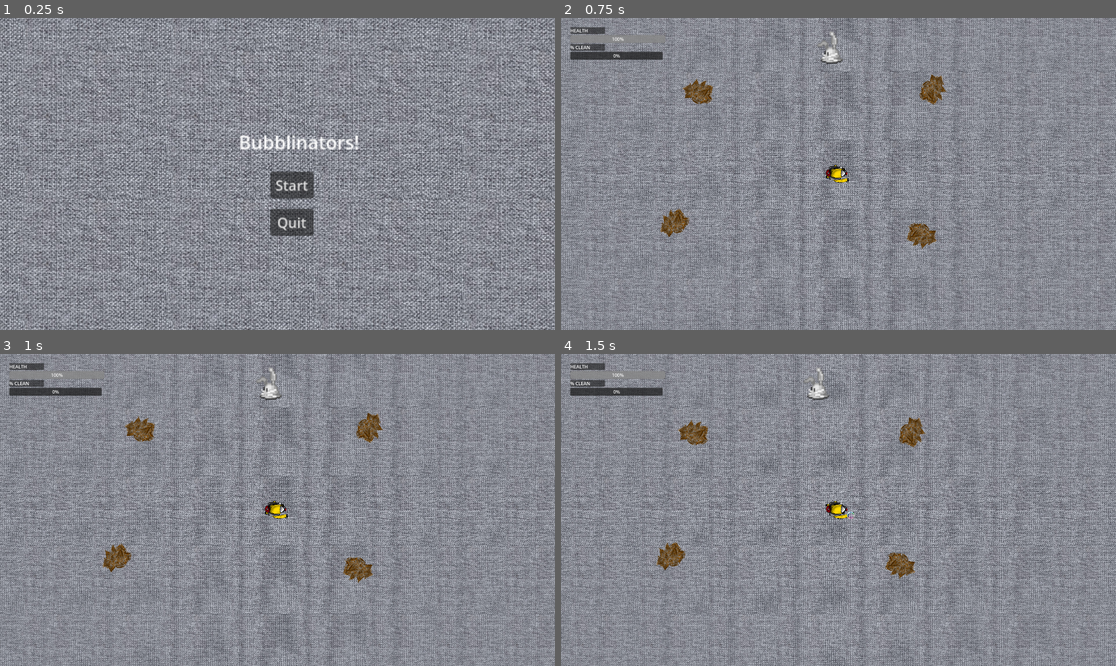
Above: before the commit, frames 1-4 (two rows, left to right).
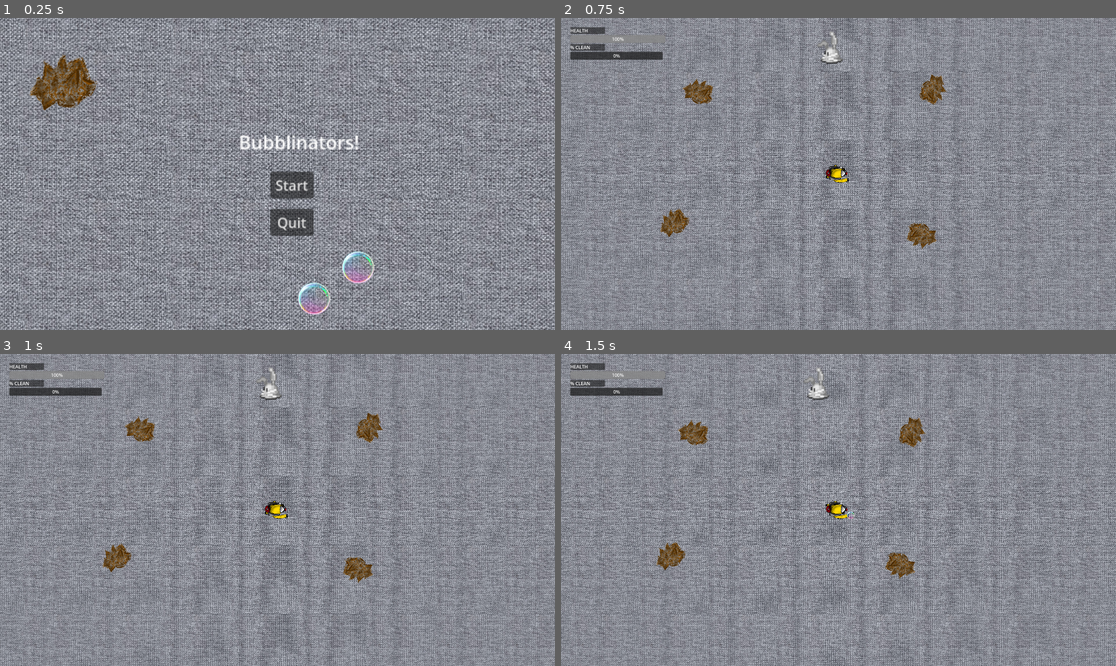
Above: after the commit, the same moments.

Repository: GGJ2025-Guac/GGJ2025
Game: Godot game, scene res://game_start.tscn
Same seed, same stepped clock (60 frames per second), same inputs: the game is played once before the commit and once after it.
Inputs:
- Up to frame 1 (0.25 s): no input
- Up to frame 2 (0.75 s): click "Start" at 0.5 s
- Up to frame 3 (1 s): no input
- Up to frame 4 (1.5 s): hold D (right) from 1.28 s (still down); hold Space (bubble) from 1.28 s (still down)

The runs differ from the first frame. In frame 1, 1.9% of the frame differs, in the area x 5-68%, y 11-96%; in frame 2, nothing differs; in frame 3, nothing differs; in frame 4, nothing differs.

Commit message:
some intro end screen flare

Diff:
--- a/testinggodot/game_start.tscn
+++ b/testinggodot/game_start.tscn
@@ -1,8 +1,10 @@
-[gd_scene load_steps=4 format=3 uid="uid://bmud5214eb2cy"]
+[gd_scene load_steps=6 format=3 uid="uid://bmud5214eb2cy"]
 
 [ext_resource type="Script" path="res://game_start.gd" id="1_kwwpu"]
 [ext_resource type="AudioStream" uid="uid://dvqtt2pfkwioc" path="res://assets/bubble_menu_theme_draft.mp3" id="2_477qk"]
 [ext_resource type="Texture2D" uid="uid://d0g6vmgcf75og" path="res://assets/couch_texture.png" id="3_xkx6m"]
+[ext_resource type="Texture2D" uid="uid://bcra0ev7pqipu" path="res://assets/dirt.png" id="3_y2fu4"]
+[ext_resource type="Texture2D" uid="uid://cxeuap3wryg5x" path="res://assets/bubble.png" id="4_ejujn"]
 
 [node name="GameStart" type="CanvasLayer"]
 script = ExtResource("1_kwwpu")
@@ -15,6 +17,44 @@
 offset_bottom = 2048.0
 texture = ExtResource("3_xkx6m")
 stretch_mode = 1
+
+[node name="DirtRect" type="TextureRect" parent="."]
+anchors_preset = 15
+anchor_right = 1.0
+anchor_bottom = 1.0
+offset_left = 100.0
+offset_top = 100.0
+offset_right = -1580.0
+offset_bottom = -740.0
+grow_horizontal = 2
+grow_vertical = 2
+texture = ExtResource("3_y2fu4")
+
+[node name="BubbleRect" type="TextureRect" parent="."]
+anchors_preset = 15
+anchor_right = 1.0
+anchor_bottom = 1.0
+offset_left = 1024.0
+offset_top = 908.0
+offset_right = -832.0
+offset_bottom = -108.0
+grow_horizontal = 2
+grow_vertical = 2
+scale = Vector2(2, 2)
+texture = ExtResource("4_ejujn")
+
+[node name="BubbleRect2" type="TextureRect" parent="."]
+anchors_preset = 15
+anchor_right = 1.0
+anchor_bottom = 1.0
+offset_left = 1176.0
+offset_top = 800.0
+offset_right = -680.0
+offset_bottom = -216.0
+grow_horizontal = 2
+grow_vertical = 2
+scale = Vector2(2, 2)
+texture = ExtResource("4_ejujn")
 
 [node name="Label" type="Label" parent="."]
 anchors_preset = 15
--- a/testinggodot/gameover.tscn
+++ b/testinggodot/gameover.tscn
@@ -1,7 +1,10 @@
-[gd_scene load_steps=3 format=3 uid="uid://ibnye4o1xk7l"]
+[gd_scene load_steps=6 format=3 uid="uid://ibnye4o1xk7l"]
 
 [ext_resource type="Script" path="res://gameover.gd" id="1_uqpiw"]
 [ext_resource type="Texture2D" uid="uid://d0g6vmgcf75og" path="res://assets/couch_texture.png" id="2_78ea0"]
+[ext_resource type="Texture2D" uid="uid://bcra0ev7pqipu" path="res://assets/dirt.png" id="3_0wrkj"]
+[ext_resource type="Texture2D" uid="uid://cxeuap3wryg5x" path="res://assets/bubble.png" id="4_8h6bt"]
+[ext_resource type="AudioStream" uid="uid://dvqtt2pfkwioc" path="res://assets/bubble_menu_theme_draft.mp3" id="5_8r5dh"]
 
 [node name="gameover" type="CanvasLayer"]
 script = ExtResource("1_uqpiw")
@@ -14,6 +17,44 @@
 offset_bottom = 2048.0
 texture = ExtResource("2_78ea0")
 stretch_mode = 1
+
+[node name="DirtRect" type="TextureRect" parent="."]
+anchors_preset = 15
+anchor_right = 1.0
+anchor_bottom = 1.0
+offset_left = 100.0
+offset_top = 100.0
+offset_right = -1580.0
+offset_bottom = -740.0
+grow_horizontal = 2
+grow_vertical = 2
+texture = ExtResource("3_0wrkj")
+
+[node name="BubbleRect" type="TextureRect" parent="."]
+anchors_preset = 15
+anchor_right = 1.0
+anchor_bottom = 1.0
+offset_left = 1024.0
+offset_top = 908.0
+offset_right = -832.0
+offset_bottom = -108.0
+grow_horizontal = 2
+grow_vertical = 2
+scale = Vector2(2, 2)
+texture = ExtResource("4_8h6bt")
+
+[node name="BubbleRect2" type="TextureRect" parent="."]
+anchors_preset = 15
+anchor_right = 1.0
+anchor_bottom = 1.0
+offset_left = 1176.0
+offset_top = 800.0
+offset_right = -680.0
+offset_bottom = -216.0
+grow_horizontal = 2
+grow_vertical = 2
+scale = Vector2(2, 2)
+texture = ExtResource("4_8h6bt")
 
 [node name="Label" type="Label" parent="."]
 anchors_preset = 15
@@ -54,5 +95,10 @@
 scale = Vector2(3, 3)
 text = "Quit"
 
+[node name="AudioStreamPlayer2D" type="AudioStreamPlayer2D" parent="."]
+stream = ExtResource("5_8r5dh")
+autoplay = true
+parameters/looping = true
+
 [connection signal="pressed" from="Retry" to="." method="_on_retry_pressed"]
 [connection signal="pressed" from="Quit" to="." method="_on_quit_pressed"]
